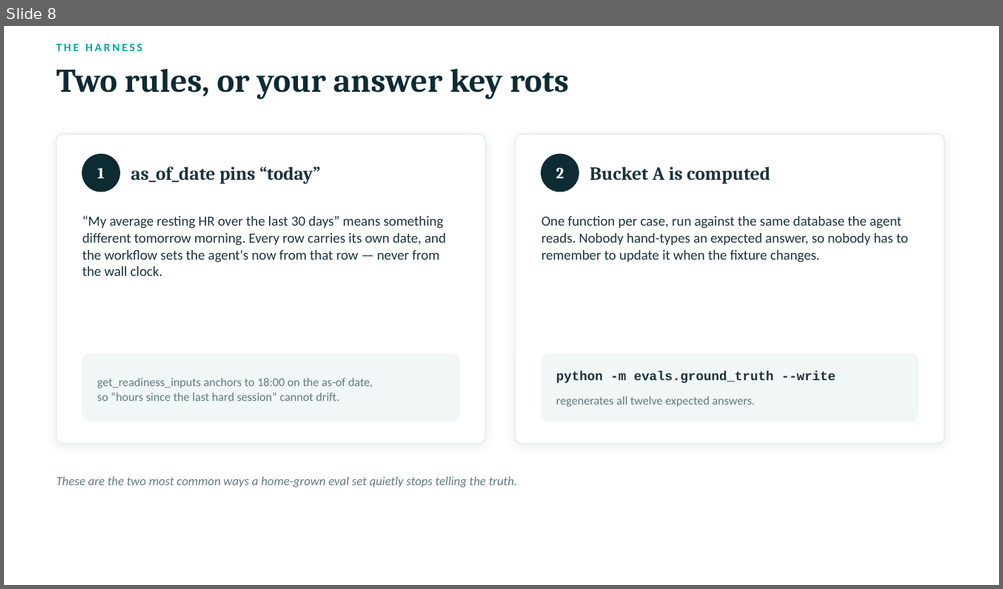
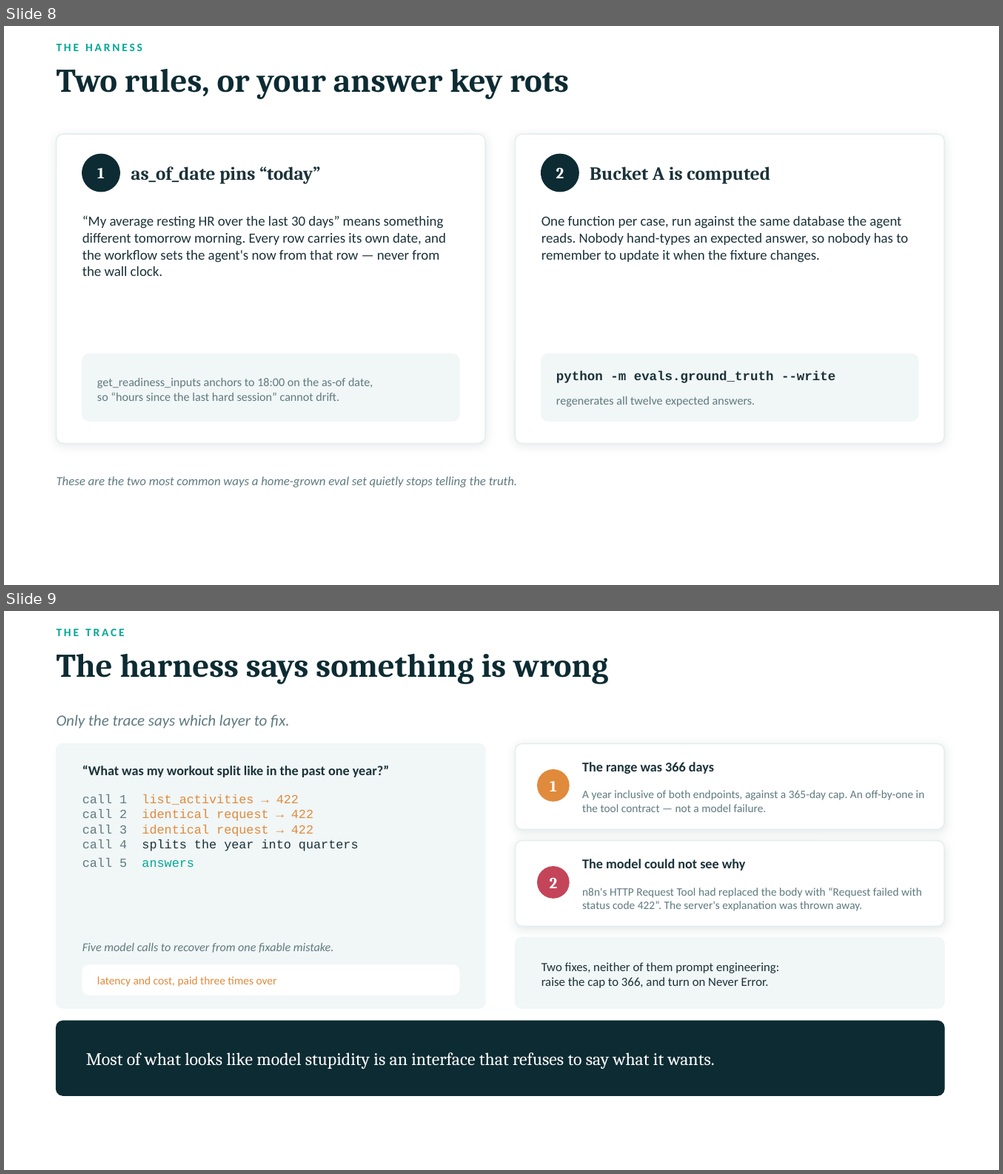
Before and after one commit to pallevam/fitness-ready, a slide deck: docs/evaluating-finetuning-agents.pptx. Shown one above the other, each under a label of ours: slide 8 before the commit, slides 8 and 9 after it. The pictures are 1003x589 and 1003x1174 pixels, drawn with LibreOffice and Linux fonts; fonts in the diff are those of the drawing. Boxes give left, top, right and bottom in pixels: in the first picture for what was removed or moved away, otherwise in the second. Text is boxed around its words. In the diff, an @@ line names an element or a change of style, - is before the commit and + after.

```diff
--- a/docs/evaluating-finetuning-agents.pptx
+++ b/docs/evaluating-finetuning-agents.pptx
@@ slide 9 added at (4,611,999,1170), background #FFFFFF @@
@@ text added at (57,629,124,636), 11 pt, text #00A896, bold @@
+THE TRACE
@@ text added at (57,653,608,684), 32 pt, text #0D2B33, bold @@
+The harness says something is wrong
@@ text added at (57,715,289,729), 15 pt, text #5F7A80, italic @@
+Only the trace says which layer to fix.
@@ rounded rectangle added at (57,743,485,1008), fill #F1F6F6, outline #F1F6F6 1 pt @@
@@ rounded rectangle added at (515,743,944,829), fill #FFFFFF, outline #E3EDEE 1 pt @@
@@ text added at (82,765,390,777), 13 pt, text #1B3239, bold @@
+“What was my workout split like in the past one year?”
@@ text added at (582,762,714,774), 13 pt, text #1B3239, bold @@
+The range was 366 days
@@ ellipse added at (538,770,569,801), fill #E08A3C, outline #E08A3C 1 pt @@
@@ text added at (549,781,557,792), 15 pt, text #FFFFFF, bold @@
+1
@@ text added at (82,795,358,867), 12 pt, text #E08A3C @@
+call 1 list_activities → 422
+call 2 identical request → 422
+call 3 identical request → 422
+call 4 splits the year into quarters
+call 5 answers
@@ text added at (582,790,925,812), 11 pt, text #5F7A80 @@
+A year inclusive of both endpoints, against a 365-day cap. An off-by-one in the tool contract — not a model failure.
@@ rounded rectangle added at (515,841,944,926), fill #FFFFFF, outline #E3EDEE 1 pt @@
@@ ellipse added at (538,867,569,898), fill #C4455A, outline #C4455A 1 pt @@
@@ text added at (582,859,745,871), 13 pt, text #1B3239, bold @@
+The model could not see why
@@ text added at (549,878,558,889), 15 pt, text #FFFFFF, bold @@
+2
@@ text added at (582,888,922,911), 11 pt, text #5F7A80 @@
+n8n's HTTP Request Tool had replaced the body with “Request failed with status code 422”. The server's explanation was thrown away.
@@ text added at (82,943,334,953), 11.5 pt, text #5F7A80, italic @@
+Five model calls to recover from one fixable mistake.
@@ rounded rectangle added at (515,938,944,1008), fill #F1F6F6, outline #F1F6F6 1 pt @@
@@ rounded rectangle added at (82,965,459,995), fill #FFFFFF, outline #FFFFFF 1 pt @@
@@ text added at (541,963,779,988), 12 pt, text #1B3239 @@
+Two fixes, neither of them prompt engineering:
+raise the cap to 366, and turn on Never Error.
@@ text added at (97,977,277,987), 11 pt, text #E08A3C @@
+latency and cost, paid three times over
@@ rounded rectangle added at (57,1022,944,1096), fill #0D2B33, outline #0D2B33 1 pt @@
@@ text added at (86,1053,714,1069), 17 pt, text #FFFFFF @@
+Most of what looks like model stupidity is an interface that refuses to say what it wants.
```
Also in this commit, not shown: 3 slides changed, 2 other files.
